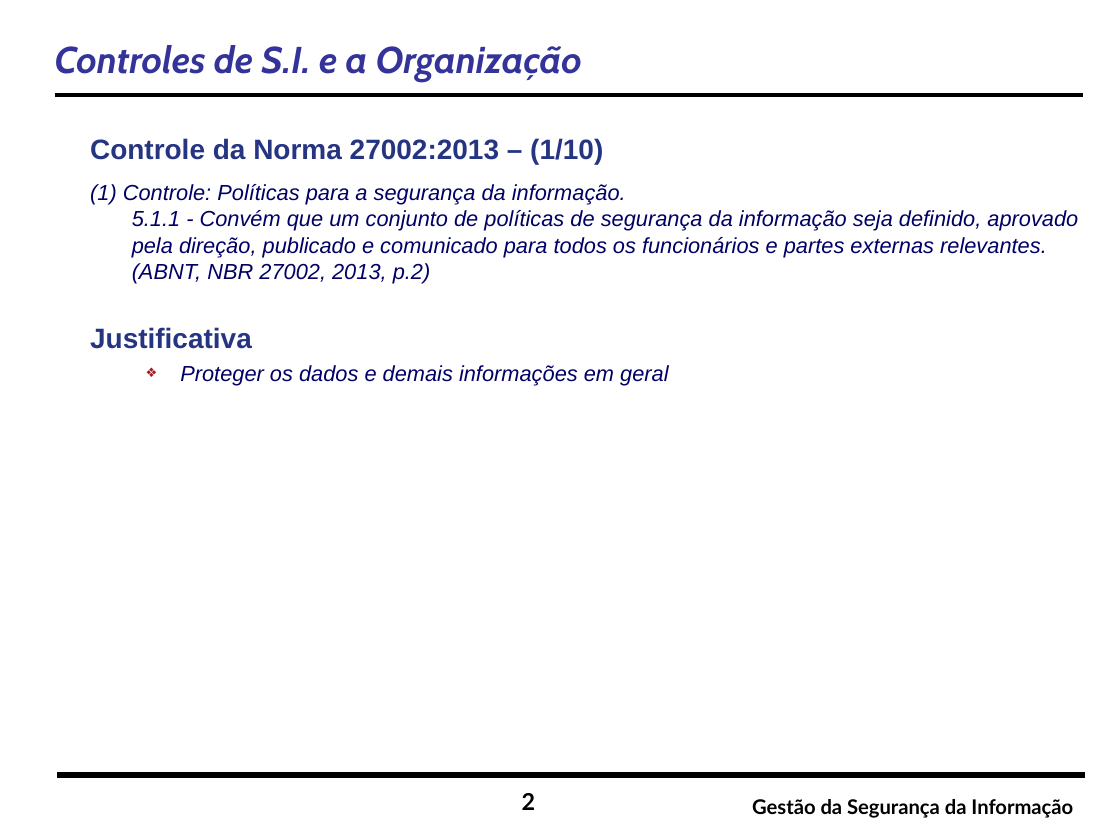
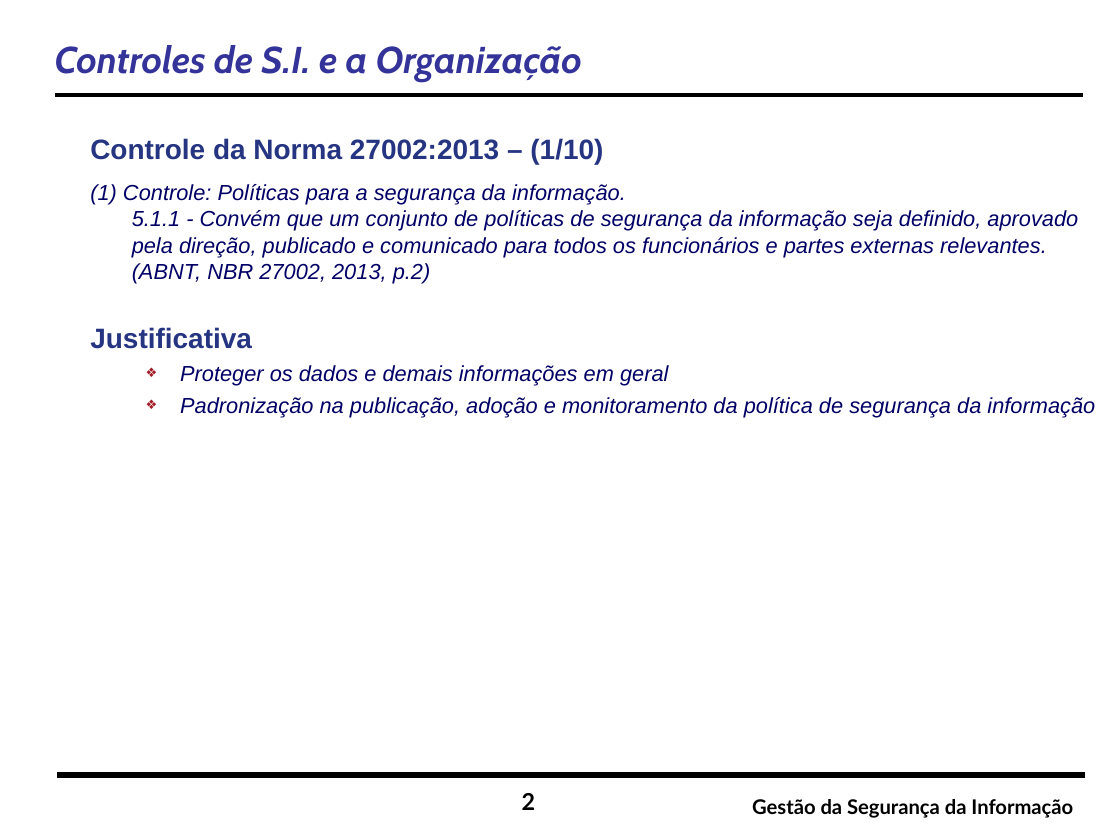
Before and after one commit to vinicius85/fiap-bdt, a slide deck: slide 2 of seguranca/Exercicio.Controles.S.I.Big.Data.Padrao.V.2.0.ppt. Drawn at 1120x840 pixels with LibreOffice and Linux fonts; fonts in the diff are those of the drawing; background and template pictures are left out. Boxes give left, top, right and bottom in pixels: in the first picture for what was removed or moved away, otherwise in the second. Text is boxed around its words. In the diff, an @@ line names an element or a change of style, - is before the commit and + after.

```diff
--- a/seguranca/Exercicio.Controles.S.I.Big.Data.Padrao.V.2.0.ppt
+++ b/seguranca/Exercicio.Controles.S.I.Big.Data.Padrao.V.2.0.ppt
@@ text at (180,397,1095,418): paragraph added @@
+  ❖ Padronização na publicação, adoção e monitoramento da política de segurança da informação
```
Also in this commit, not shown: 10 other slides changed.
